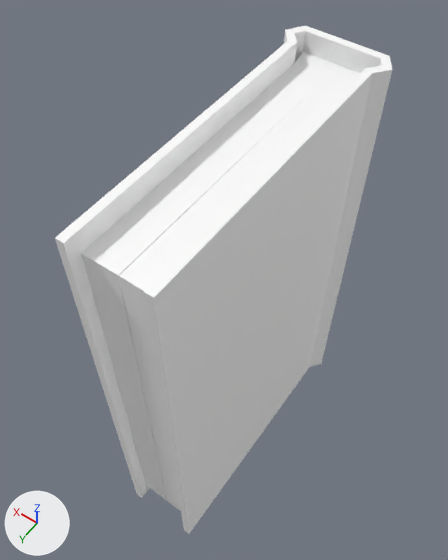
Two versions of the glTF model Assets/book.glb, one commit apart.
Before and after are seen from a 50 mm lens placed at (-2.46, 3.78, 6.52), pointed at (0.37, -0.19, 0.29). The lights are fixed; the arrows at lower left show +X, +Y and +Z. The older version comes first.

Before the edit, the objects in view are built like this:
```python
mat_material = principled_material('Material')
mat_material.base_color = (1.0, 1.0, 1.0)  # white #ffffff
me_cube = bpy.data.meshes.new('Cube')
me_cube.from_pydata(...)  # 48 vertices, 92 faces; spans x -0.64..0.64, y -1.9..1.9, z -2.9..2.9
me_cube.materials.append(mat_material)  # white #ffffff
me_cube_001 = bpy.data.meshes.new('Cube.001')
me_cube_001.from_pydata(...)  # 24 vertices, 40 faces; spans x -0.45..0.45, y -1.8..1.77, z -2.66..2.66
me_cube_001.materials.append(mat_material)  # white #ffffff
ob_cover = bpy.data.objects.new('cover', me_cube)
ob_cover.location = (0.0, 0.0, 0.0)
ob_pages = bpy.data.objects.new('pages', me_cube_001)
ob_pages.location = (0.0, 0.0, 0.0)
```
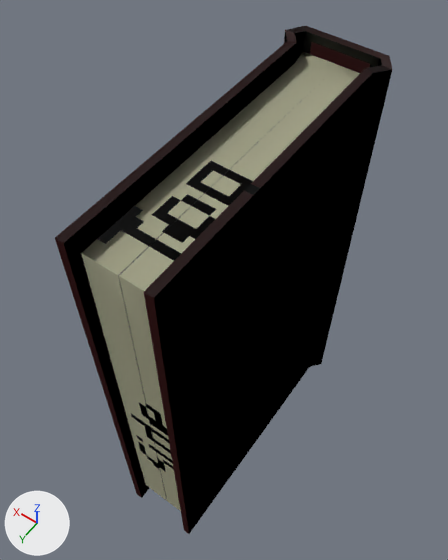
Location of each change, [x1, y1, x2, y2] in pixels of the pictures (448 x 560 px):
'cover', surface changed (white to black)
    both: [55, 26, 392, 534]
'pages', surface changed (darker)
    both: [81, 52, 360, 511]

What changed in the scene script:
```text
Add img_book_template:
    img_book_template = load_image('book template', '_unpacked/book_template', 171, 111, 'Non-Color')
Change mat_material:
    remove # nodes: BsdfPrincipled, OutputMaterial
    remove # colours: white #ffffff
    nodes: BsdfPrincipled, NormalMap, OutputMaterial, TexImage x2
    uses the picture img_book_template
```
